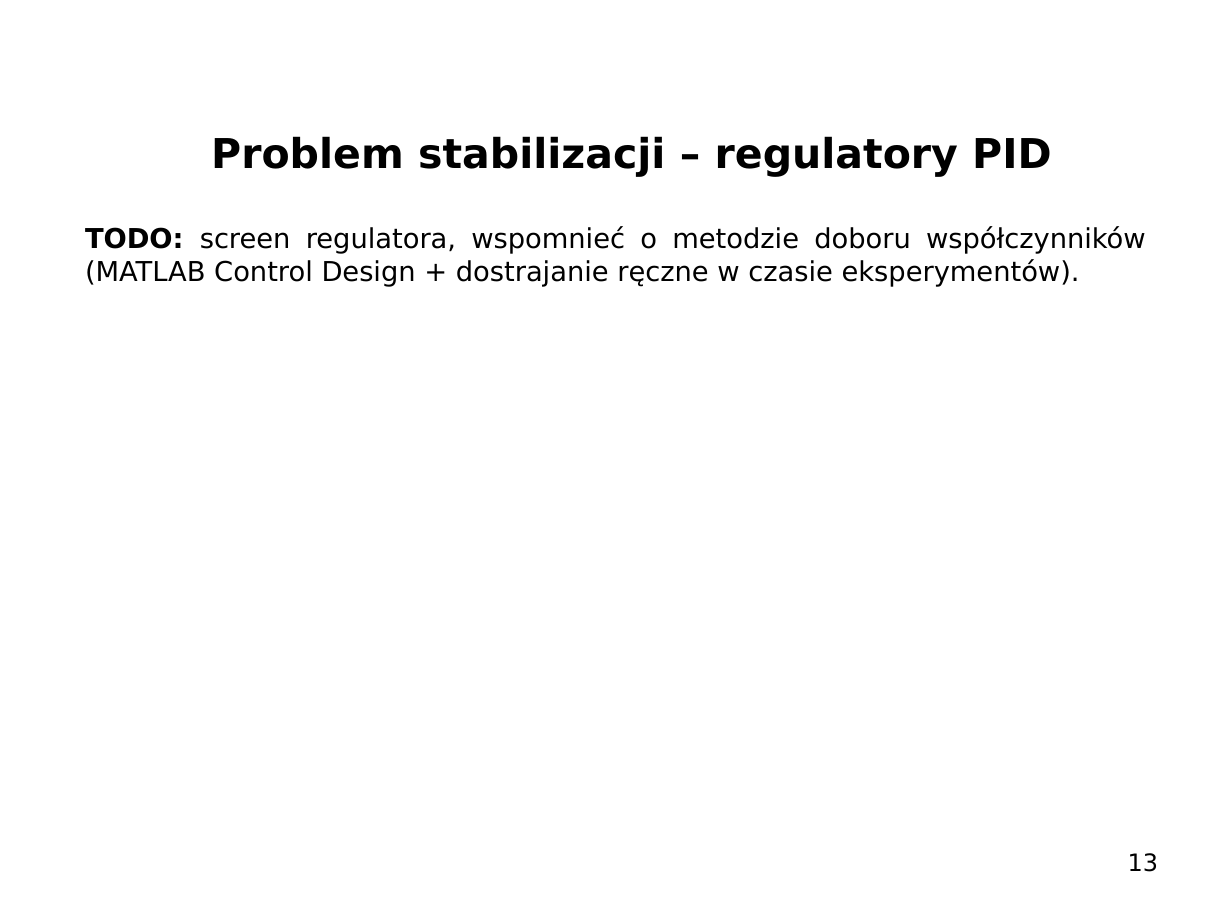
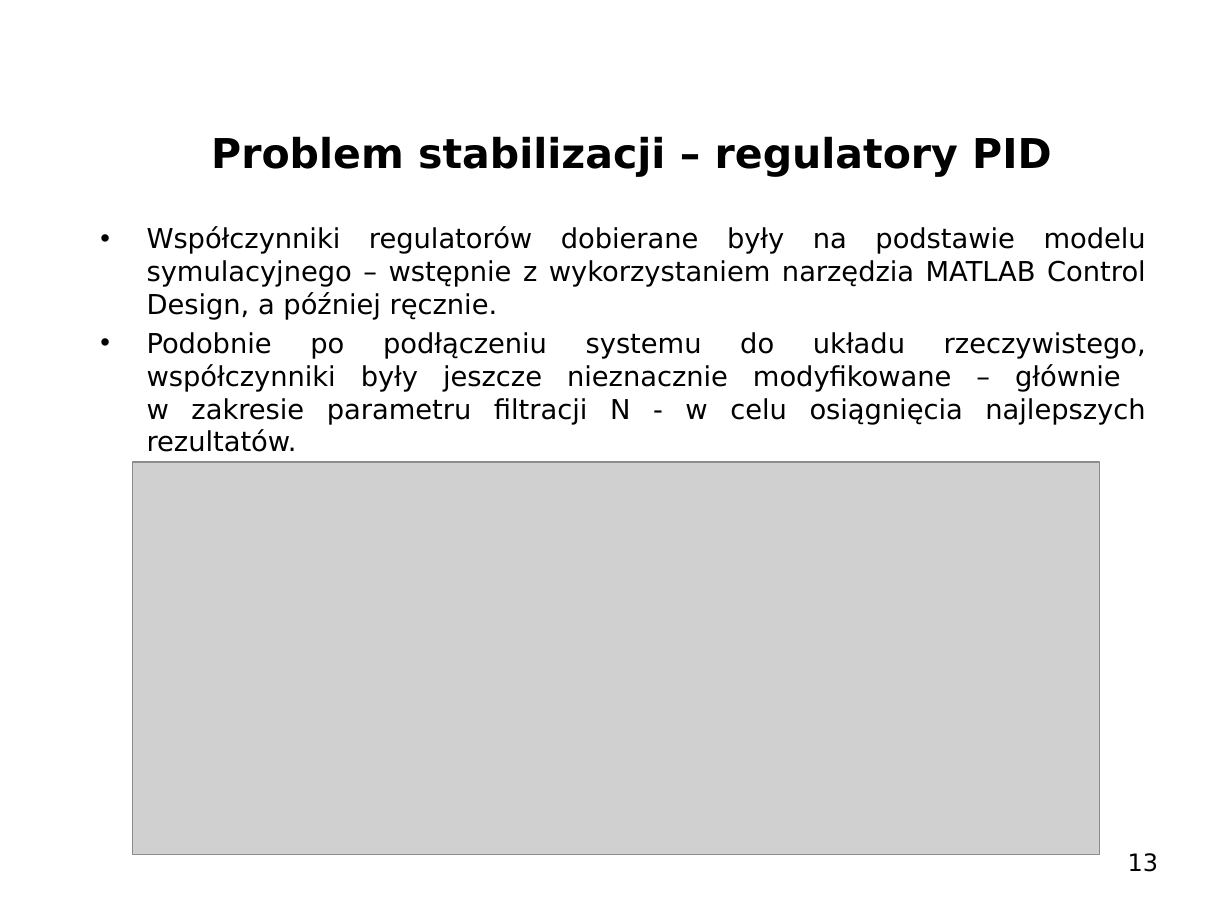
Before and after one commit to WasuMrTomass0/InvertedPendulum, a slide deck: slide 13 of prezentacja_lp1.pptx. Drawn at 1232x924 pixels with LibreOffice and Linux fonts; fonts in the diff are those of the drawing; grey boxes stand for pictures; background and template pictures are left out. Boxes give left, top, right and bottom in pixels: in the first picture for what was removed or moved away, otherwise in the second. Text is boxed around its words. In the diff, an @@ line names an element or a change of style, - is before the commit and + after.

Commit message:
update presentation

```diff
--- a/prezentacja_lp1.pptx
+++ b/prezentacja_lp1.pptx
@@ text at (147, 226, 1146, 452): text changed @@
-TODO: screen regulatora, wspomnieć o metodzie doboru współczynników (MATLAB Control Design + dostrajanie ręczne w czasie eksperymentów).
+• Współczynniki regulatorów dobierane były na podstawie modelu symulacyjnego – wstępnie z wykorzystaniem narzędzia MATLAB Control Design, a później ręcznie.
+• Podobnie po podłączeniu systemu do układu rzeczywistego, współczynniki były jeszcze nieznacznie modyfikowane – głównie
+  w zakresie parametru filtracji N - w celu osiągnięcia najlepszych rezultatów.
@@ picture added at (133, 462, 1099, 855) @@
```
Also in this commit, not shown: 13 other slides changed, 1 slide added.
